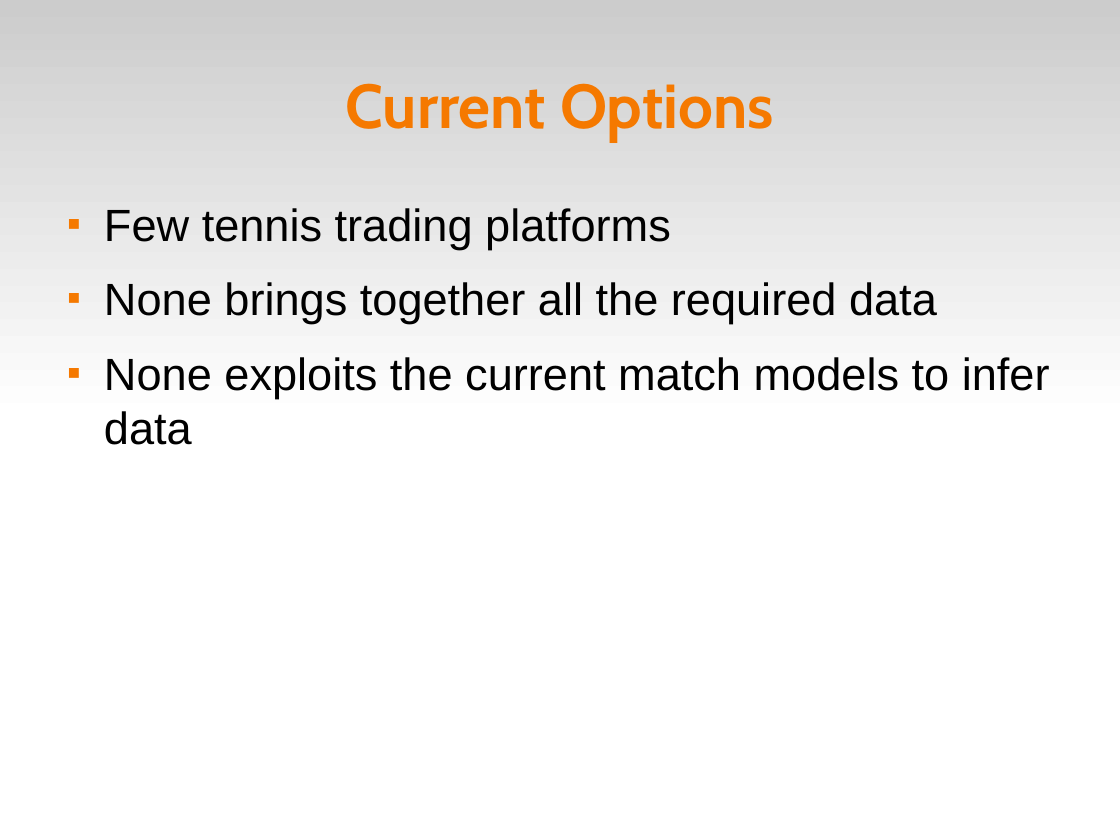
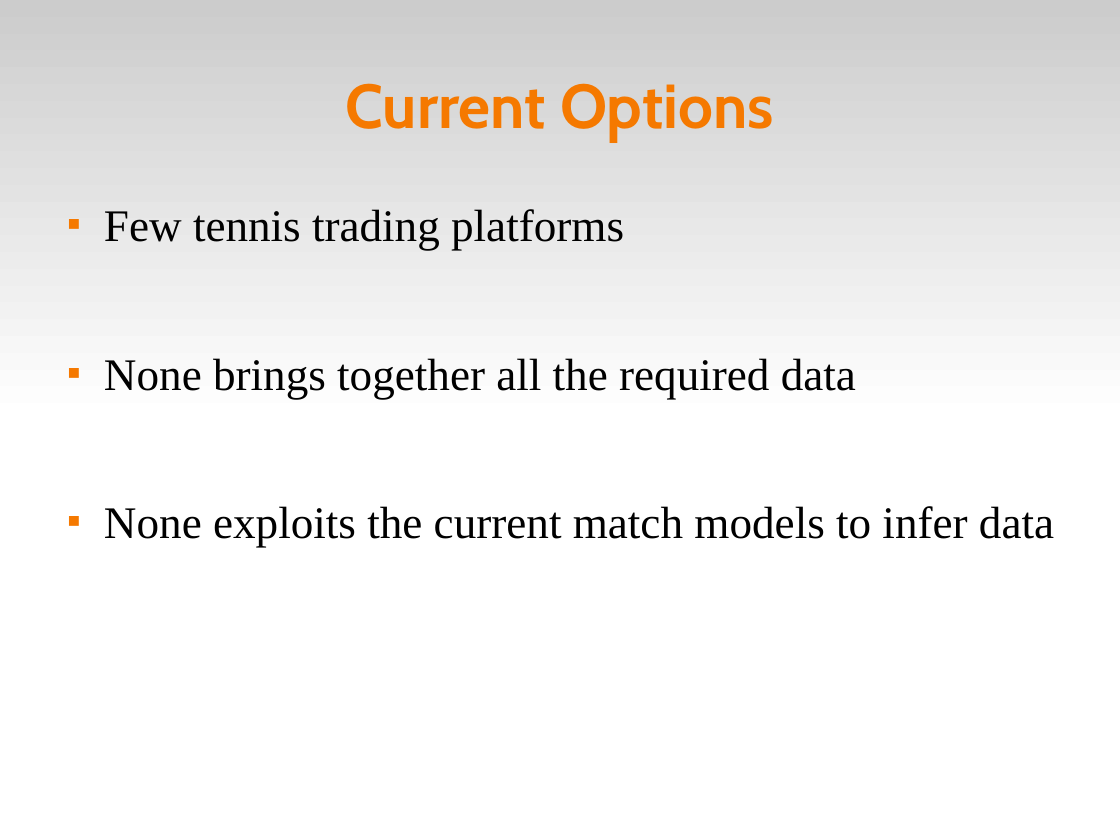
Before and after one commit to paul-g/protrade, a slide deck: slide 6 of docs/presentation/proTrade.odp. Drawn at 1120x840 pixels with LibreOffice and Linux fonts; fonts in the diff are those of the drawing. Boxes give left, top, right and bottom in pixels: in the first picture for what was removed or moved away, otherwise in the second. Text is boxed around its words. In the diff, an @@ line names an element or a change of style, - is before the commit and + after.

```diff
--- a/docs/presentation/proTrade.odp
+++ b/docs/presentation/proTrade.odp
@@ text "Few tennis trading platforms" at bbox=[104, 209, 1054, 547]: font Arial to Times New Roman @@
```
Also in this commit, not shown: 6 other slides changed, 5 slides added, 2 slides removed, 2 other files.
